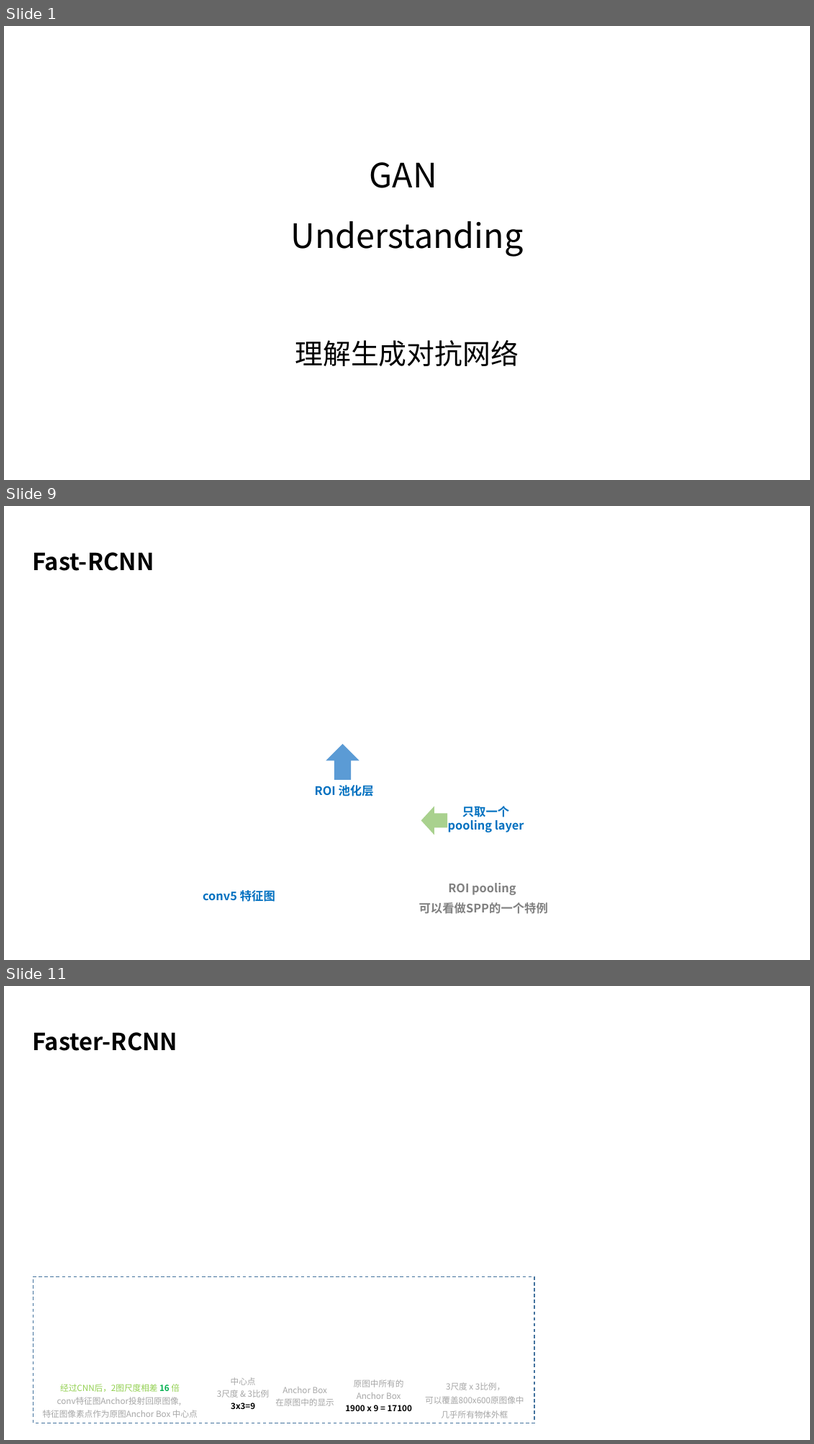
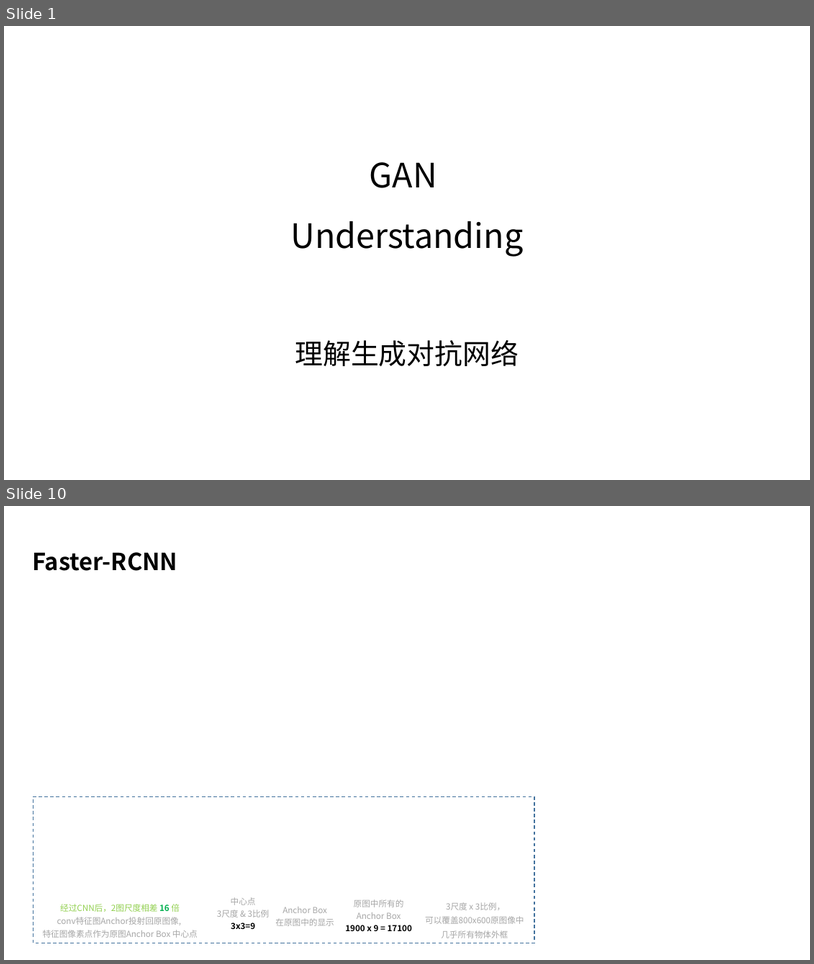
Before and after one commit to taylorguo/GAN_Understanding_Practicing, a slide deck: GAN_Understanding/GANunderstanding.pptx. Shown one above the other, each under a label of ours: slides 1, 9 and 11 before the commit, slides 1 and 10 after it; the slides between them are not shown. The pictures are 814x1444 and 814x964 pixels, drawn with LibreOffice and Linux fonts; fonts in the diff are those of the drawing. Boxes give left, top, right and bottom in pixels: in the first picture for what was removed or moved away, otherwise in the second. Text is boxed around its words. In the diff, an @@ line names an element or a change of style, - is before the commit and + after.

```diff
--- a/GAN_Understanding/GANunderstanding.pptx
+++ b/GAN_Understanding/GANunderstanding.pptx
@@ slide 9 removed at [4,506,810,960], background #FFFFFF @@
@@ text removed at [32,552,154,571] @@
-Fast-RCNN
@@ up arrow removed at [327,744,360,780] @@
@@ text removed at [315,785,374,796] @@
-ROI 池化层
@@ left arrow removed at [422,806,448,834] @@
@@ text removed at [448,806,525,832] @@
-只取一个 pooling layer
@@ text removed at [203,890,275,901] @@
-conv5 特征图
@@ text removed at [419,883,548,914] @@
-ROI pooling
-可以看做SPP的一个特例
@@ what was slide 11 is now slide 10 @@
```
Also in this commit, not shown: 7 slides changed, 1 slide added, 2 other slides removed.
